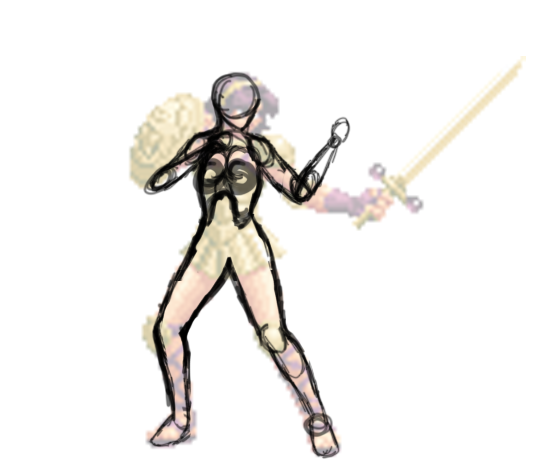
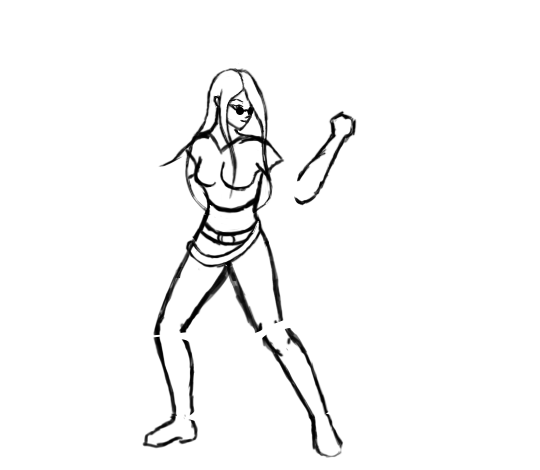
Comparing the layer stacks of the two w=540, h=470 images. Changes:
added layer "Sunglasses" above "Torso" over [218, 90, 253, 115]
added layer "Torso" above "Head" over [183, 105, 285, 231]
added layer "Head" above "Hips" over [184, 63, 274, 219]
added layer "Hips" above "Left Forarm" over [185, 210, 270, 269]
added layer "Left Forarm" above "Left Arm" over [294, 110, 357, 206]
added layer "Right Arm" above "Right Tigh" over [157, 131, 211, 168]
added layer "Right Tigh" above "Left Tigh" over [152, 241, 231, 336]
added layer "Left Tigh" above "Right Ankle" over [227, 241, 284, 334]
added layer "Right Ankle" above "Left Ankle" over [152, 336, 195, 417]
added layer "Left Ankle" above "Right Foot" over [261, 327, 329, 419]
added layer "Right Foot" above "Left Foot" over [142, 413, 198, 449]
added layer "Left Foot" above "Shapes and Ref." over [308, 413, 344, 458]
renamed "Layer 3 copy 2" to "Main Body", hid it, moved it into group "Shapes and Ref.", painted on it over [142, 71, 355, 459]
renamed "Layer 1" to "Reference", hid it, moved it into group "Shapes and Ref." over [128, 56, 526, 458]
